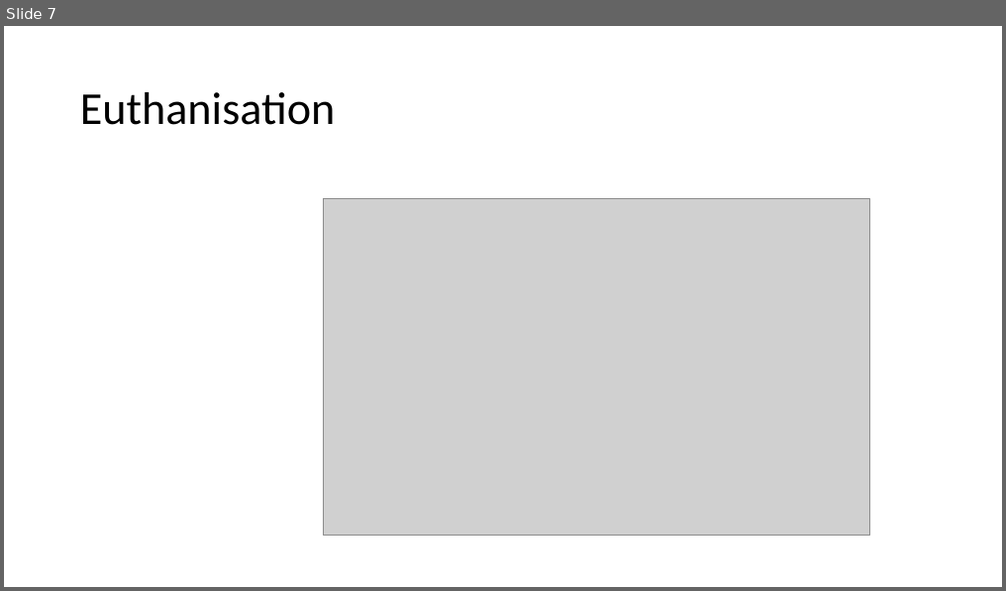
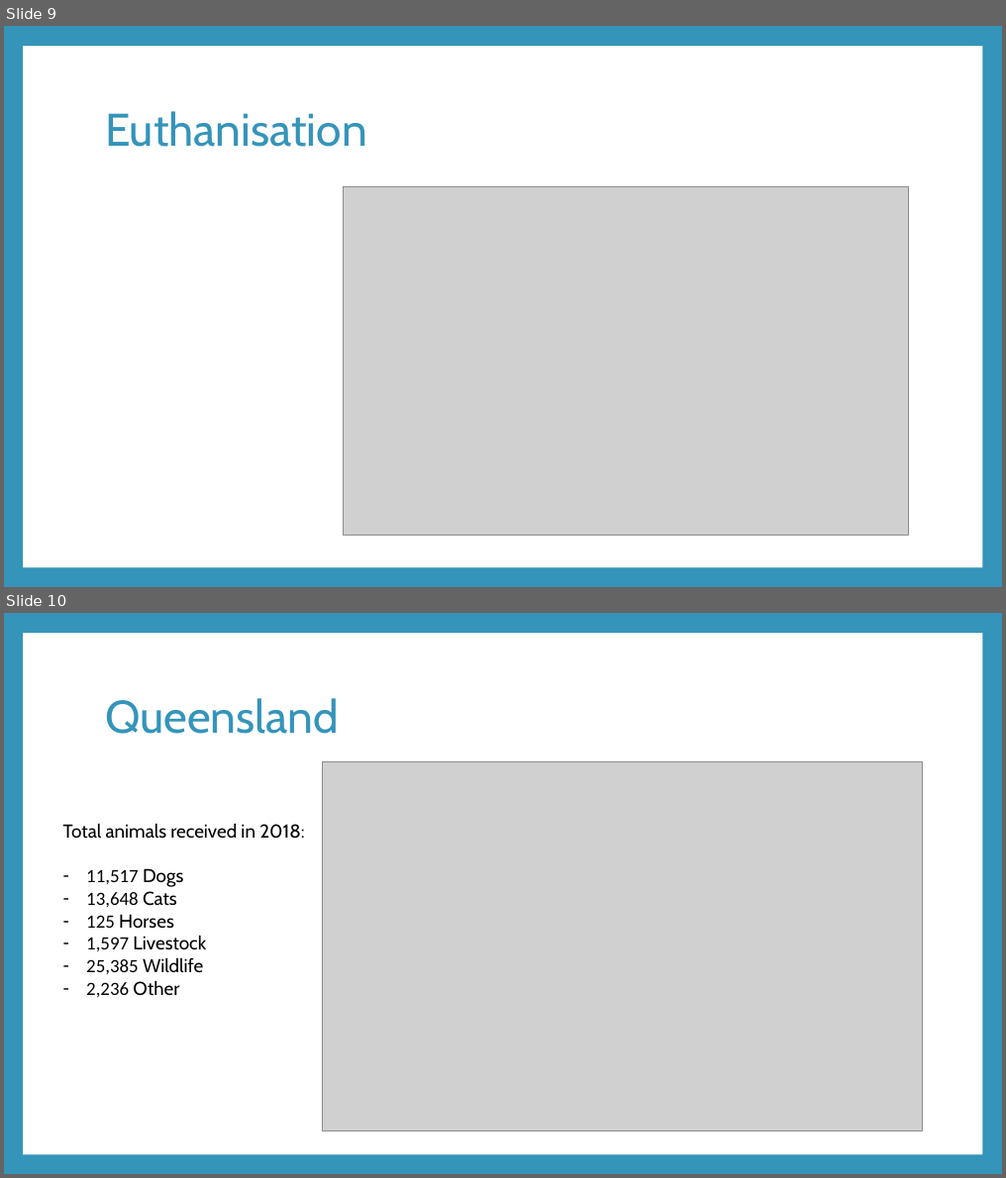
Before and after one commit to awyllie87/RSPCA, a slide deck: presentation.pptx. Shown one above the other, each under a label of ours: slide 7 before the commit, slides 9 and 10 after it. The pictures are 1006x591 and 1006x1178 pixels, drawn with LibreOffice and Linux fonts; fonts in the diff are those of the drawing; grey boxes stand for pictures. Boxes give left, top, right and bottom in pixels: in the first picture for what was removed or moved away, otherwise in the second. Text is boxed around its words. In the diff, an @@ line names an element or a change of style, - is before the commit and + after.

```diff
--- a/presentation.pptx
+++ b/presentation.pptx
@@ slide 10 added at (x1=4, y1=613, x2=1002, y2=1174), background #3494BA; not listed: 1 template element that a slide beside it also shows @@
@@ title added at (x1=105, y1=698, x2=339, y2=734), 44 pt, text #3494BA @@
+Queensland
@@ picture added at (x1=322, y1=761, x2=922, y2=1132) @@
@@ text added at (x1=63, y1=823, x2=304, y2=998), 18 pt, text #000000 @@
+Total animals received in 2018:
+– 11,517 Dogs
+– 13,648 Cats
+– 125 Horses
+– 1,597 Livestock
+– 25,385 Wildlife
+– 2,236 Other
@@ what was slide 7 is now slide 9 @@
@@ slide 9 changed as well @@
@@ background #FFFFFF to #3494BA @@
@@ rectangle added at (x1=23, y1=46, x2=982, y2=568), fill #FFFFFF @@
@@ title "Euthanisation" moved from (x1=80, y1=92, x2=336, y2=125) to (x1=105, y1=111, x2=367, y2=147) @@
@@ title "Euthanisation" at (x1=105, y1=111, x2=367, y2=147): font Calibri to Cabin, text colour #000000 to #3494BA @@
@@ picture resized from (x1=324, y1=199, x2=869, y2=536) to (x1=344, y1=187, x2=908, y2=536) @@
```
Also in this commit, not shown: 5 other slides changed, 4 other slides added, 1 slide removed, 11 other files.
